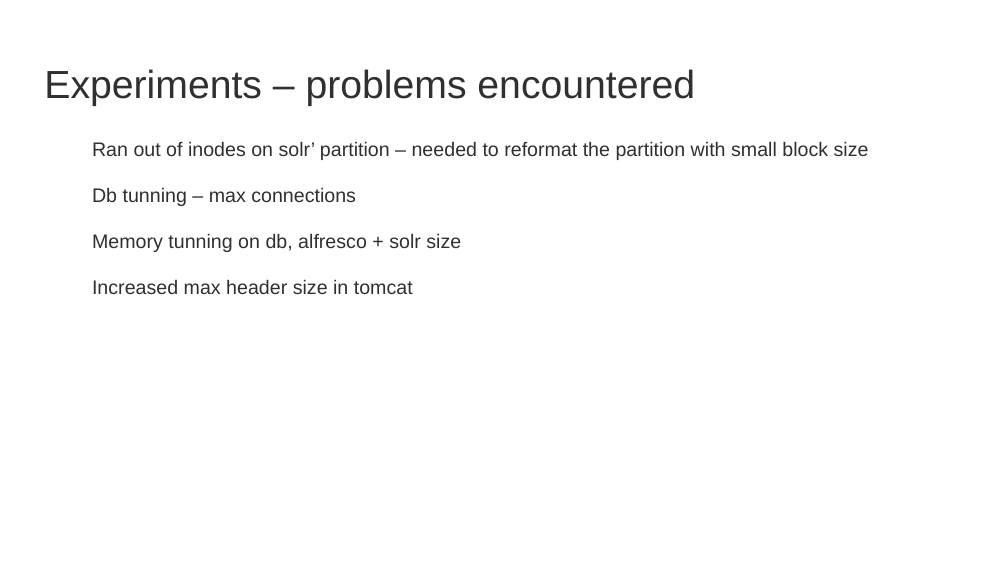
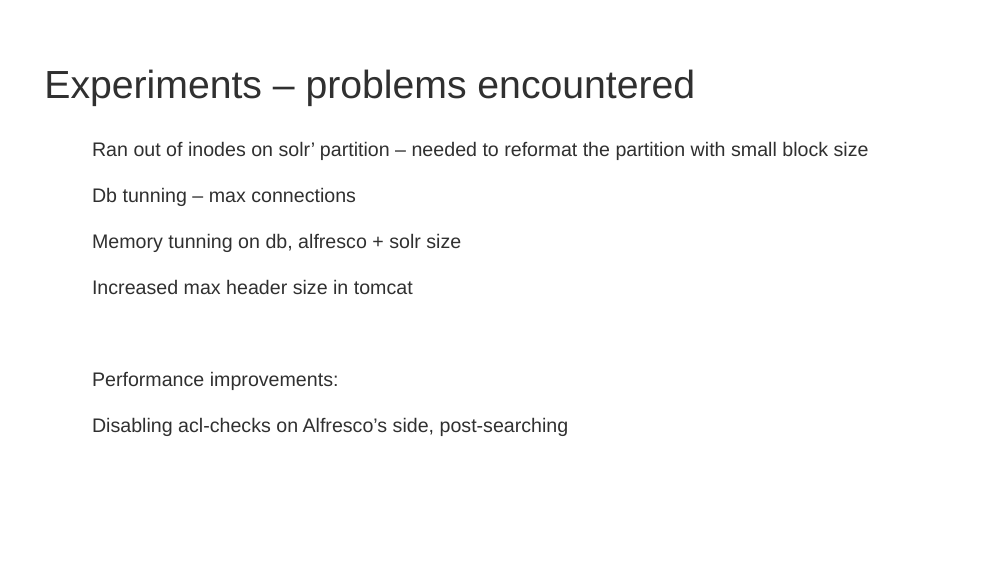
Before and after one commit to OrderOfTheBee/beecon, a slide deck: slide 15 of 2017/assets/files/L21/BeeCon2017.odp. Drawn at 1008x567 pixels with LibreOffice and Linux fonts; fonts in the diff are those of the drawing; background and template pictures are left out. Boxes give left, top, right and bottom in pixels: in the first picture for what was removed or moved away, otherwise in the second. Text is boxed around its words. In the diff, an @@ line names an element or a change of style, - is before the commit and + after.

```diff
--- a/2017/assets/files/L21/BeeCon2017.odp
+++ b/2017/assets/files/L21/BeeCon2017.odp
@@ text at [92,371,569,436]: paragraphs added @@
+Performance improvements:
+● Disabling acl-checks on Alfresco’s side, post-searching
```
Also in this commit, not shown: 4 other slides changed, 26 other files.
